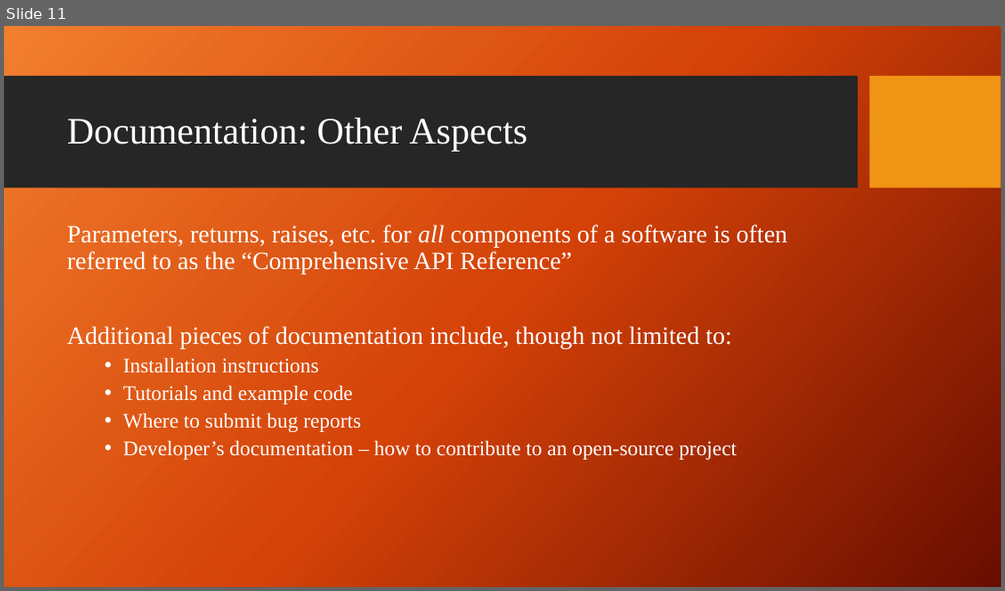
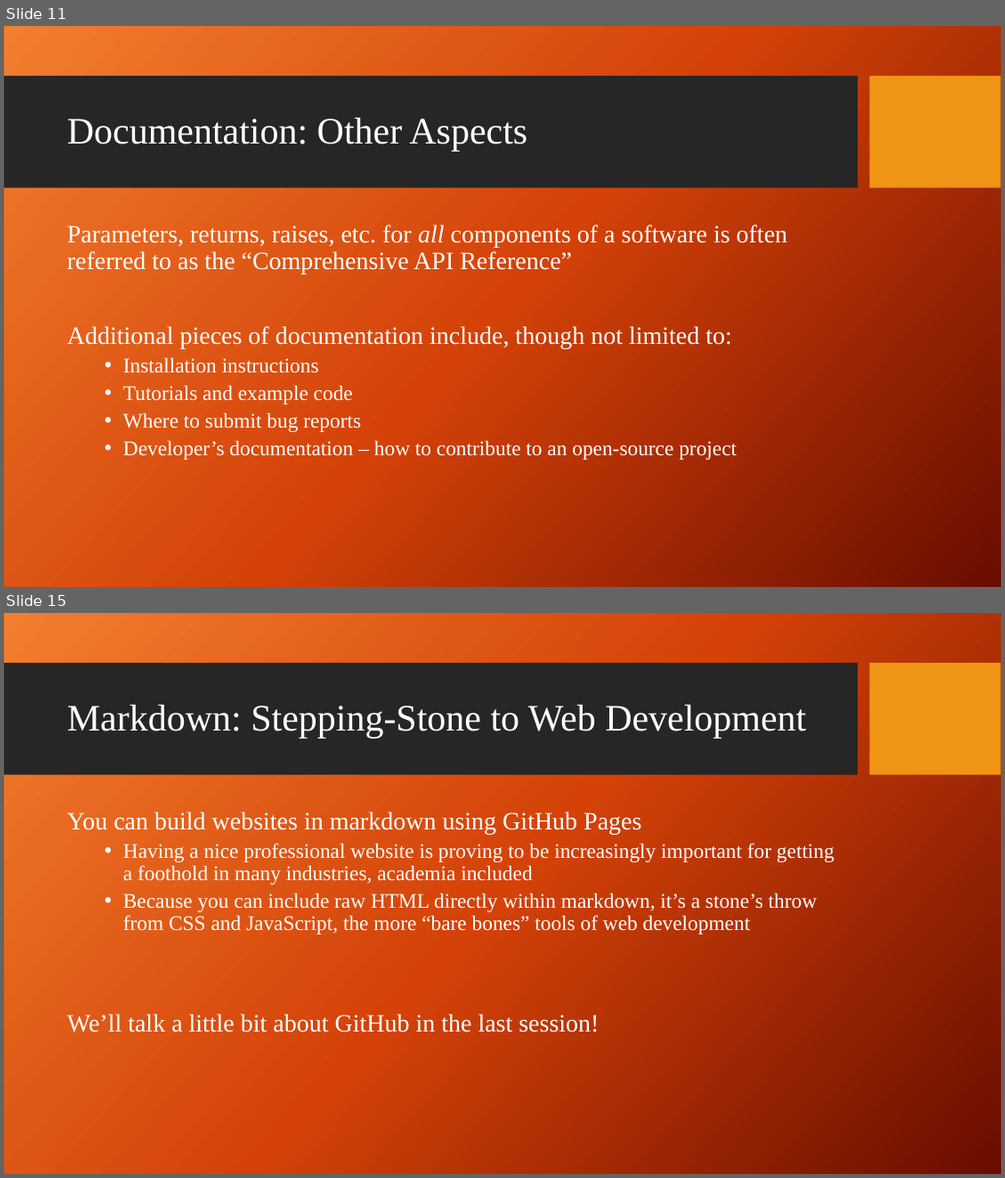
Before and after one commit to giganano/PythonBootcamp, a slide deck: slides/rst.pptx. Shown one above the other, each under a label of ours: slide 11 before the commit, slides 11 and 15 after it; the slides between them are not shown. The pictures are 1005x591 and 1005x1178 pixels, drawn with LibreOffice and Linux fonts; fonts in the diff are those of the drawing; background and template pictures are left out. Boxes give left, top, right and bottom in pixels: in the first picture for what was removed or moved away, otherwise in the second. Text is boxed around its words. In the diff, an @@ line names an element or a change of style, - is before the commit and + after.

Commit message:
slides: markdown added to documentation material; plan to cover GitHub in final session

```diff
--- a/slides/rst.pptx
+++ b/slides/rst.pptx
@@ slide 15 added at (4,613,1001,1174), background picture (left out); not listed: 2 template elements that a slide beside it also shows @@
@@ title added at (67,705,806,738), 36 pt, text #FFFFFF @@
+Markdown: Stepping-Stone to Web Development
@@ text added at (67,811,834,1032), 20 pt, text #FFFFFF @@
+You can build websites in markdown using GitHub Pages
+  • Having a nice professional website is proving to be increasingly important for getting a foothold in many industries, academia included
+  • Because you can include raw HTML directly within markdown, it’s a stone’s throw from CSS and JavaScript, the more “bare bones” tools of web development
+We’ll talk a little bit about GitHub in the last session!
```
Also in this commit, not shown: 1 slide changed, 3 other slides added, 1 other file.
